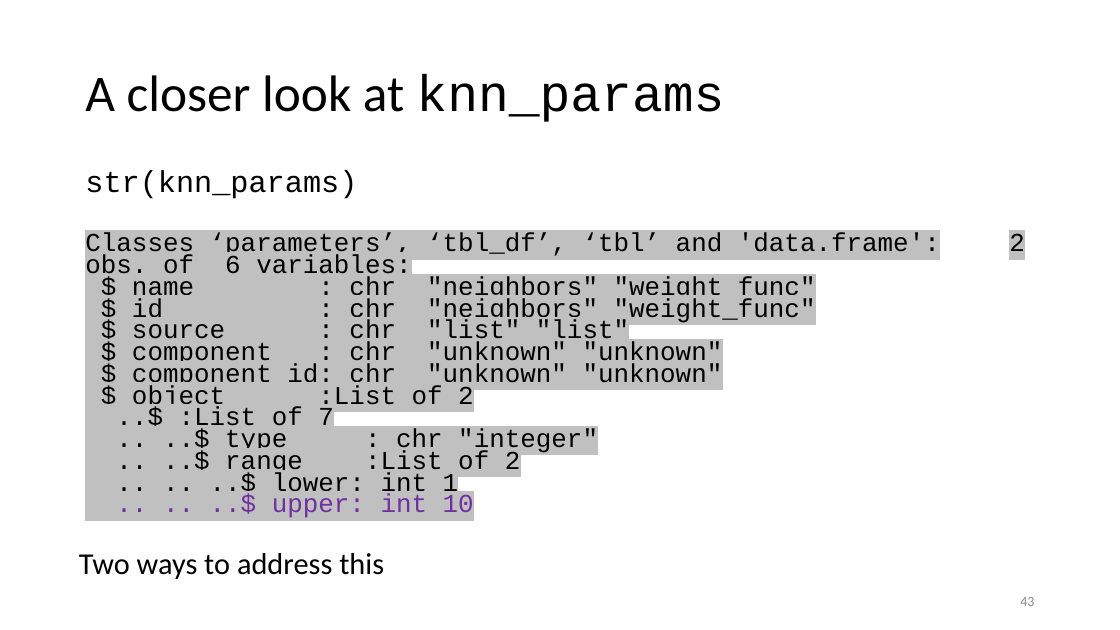
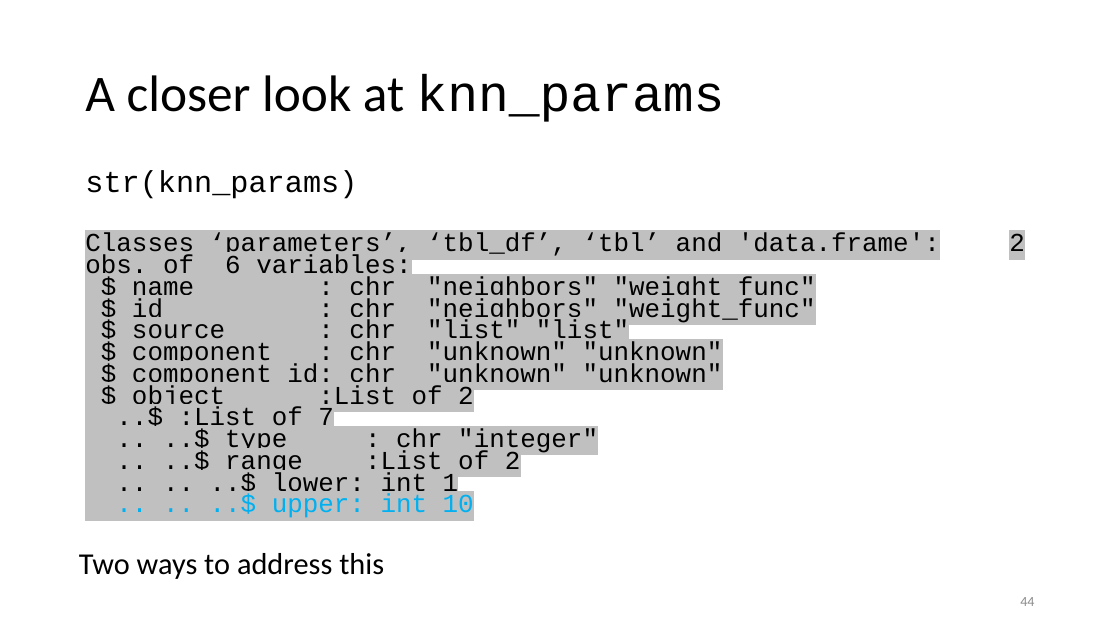
Before and after one commit to karlenaochoa/c4-ml-2020, a slide deck: slide 44 of slides/w6p1-knn/w6p1.pptx (slide 43 before the commit). Drawn at 1120x630 pixels with LibreOffice and Linux fonts; fonts in the diff are those of the drawing. Boxes give left, top, right and bottom in pixels: in the first picture for what was removed or moved away, otherwise in the second. Text is boxed around its words. In the diff, an @@ line names an element or a change of style, - is before the commit and + after.

```diff
--- a/slides/w6p1-knn/w6p1.pptx
+++ b/slides/w6p1-knn/w6p1.pptx
@@ text at [272, 493, 474, 518]: text colour #7030A0 to #00B0F0 in ".. .. ..$ upper: int 10" @@
@@ page number at [1020, 597, 1034, 606]: text changed @@
-43
+44
```
Also in this commit, not shown: 19 other slides changed, 3 slides added, 1 other file.
